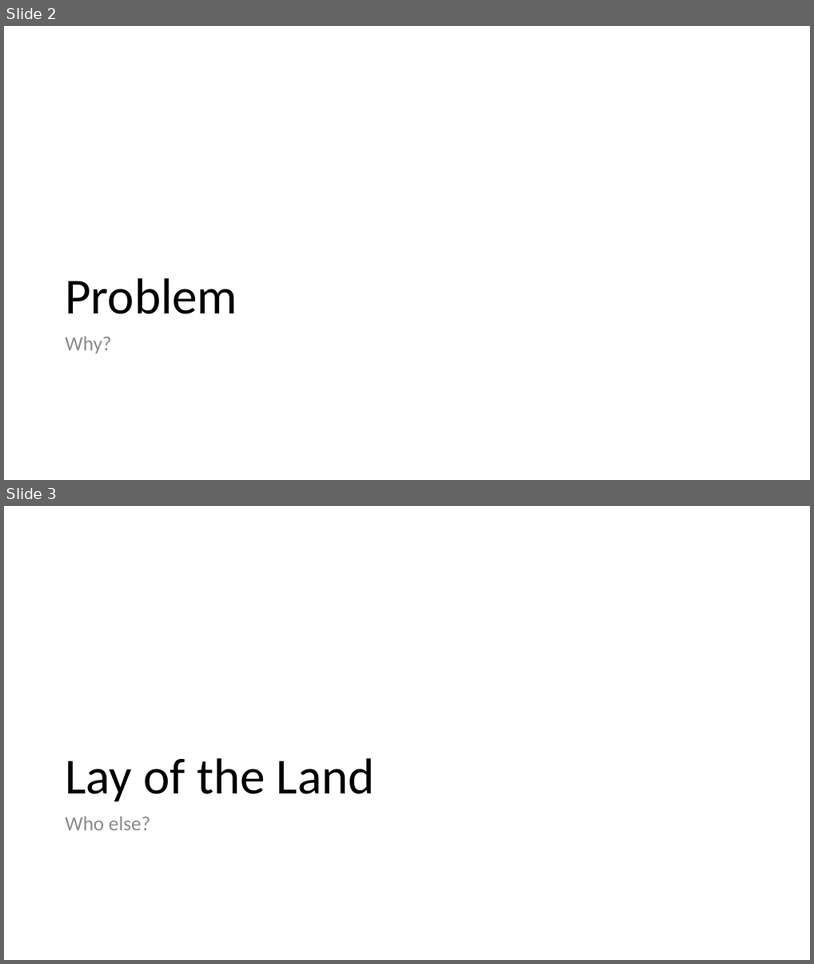
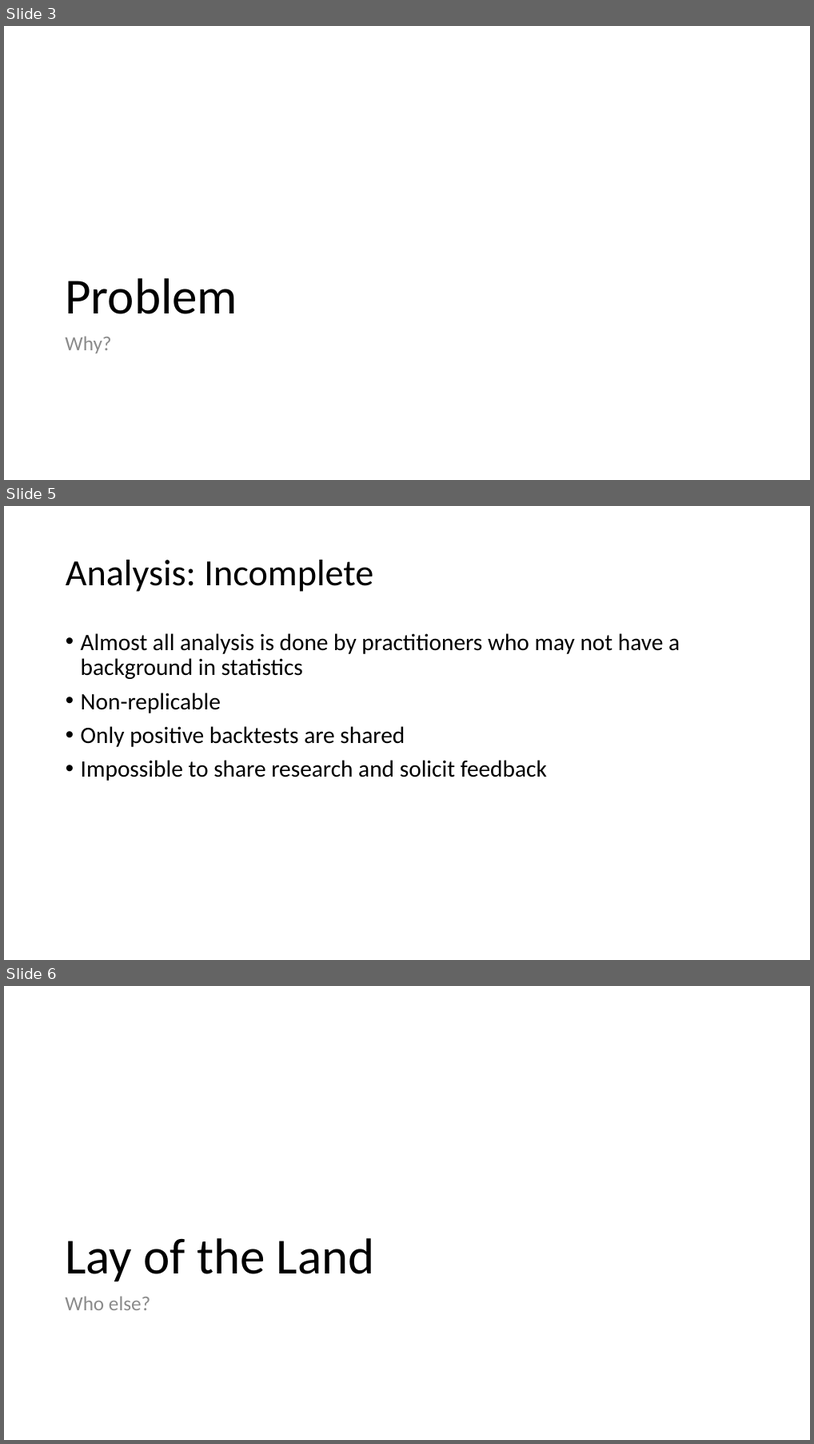
Before and after one commit to shyams80/pluto, a slide deck: media/Pluto.pptx. Shown one above the other, each under a label of ours: slides 2 and 3 before the commit, slides 3, 5 and 6 after it; the slides between them are not shown. The pictures are 814x964 and 814x1444 pixels, drawn with LibreOffice and Linux fonts; fonts in the diff are those of the drawing. Boxes give left, top, right and bottom in pixels: in the first picture for what was removed or moved away, otherwise in the second. Text is boxed around its words. In the diff, an @@ line names an element or a change of style, - is before the commit and + after.

```diff
--- a/media/Pluto.pptx
+++ b/media/Pluto.pptx
@@ slide 5 added at (4,506,810,960), background #FFFFFF @@
@@ title added at (66,560,374,592), 44 pt, text #000000 @@
+Analysis: Incomplete
@@ text added at (81,633,680,780), 28 pt, text #000000 @@
+• Almost all analysis is done by practitioners who may not have a background in statistics
+• Non-replicable
+• Only positive backtests are shared
+• Impossible to share research and solicit feedback
@@ what was slide 2 is now slide 3 @@
@@ what was slide 3 is now slide 6 @@
```
Also in this commit, not shown: 8 other slides added, 1 slide removed.
